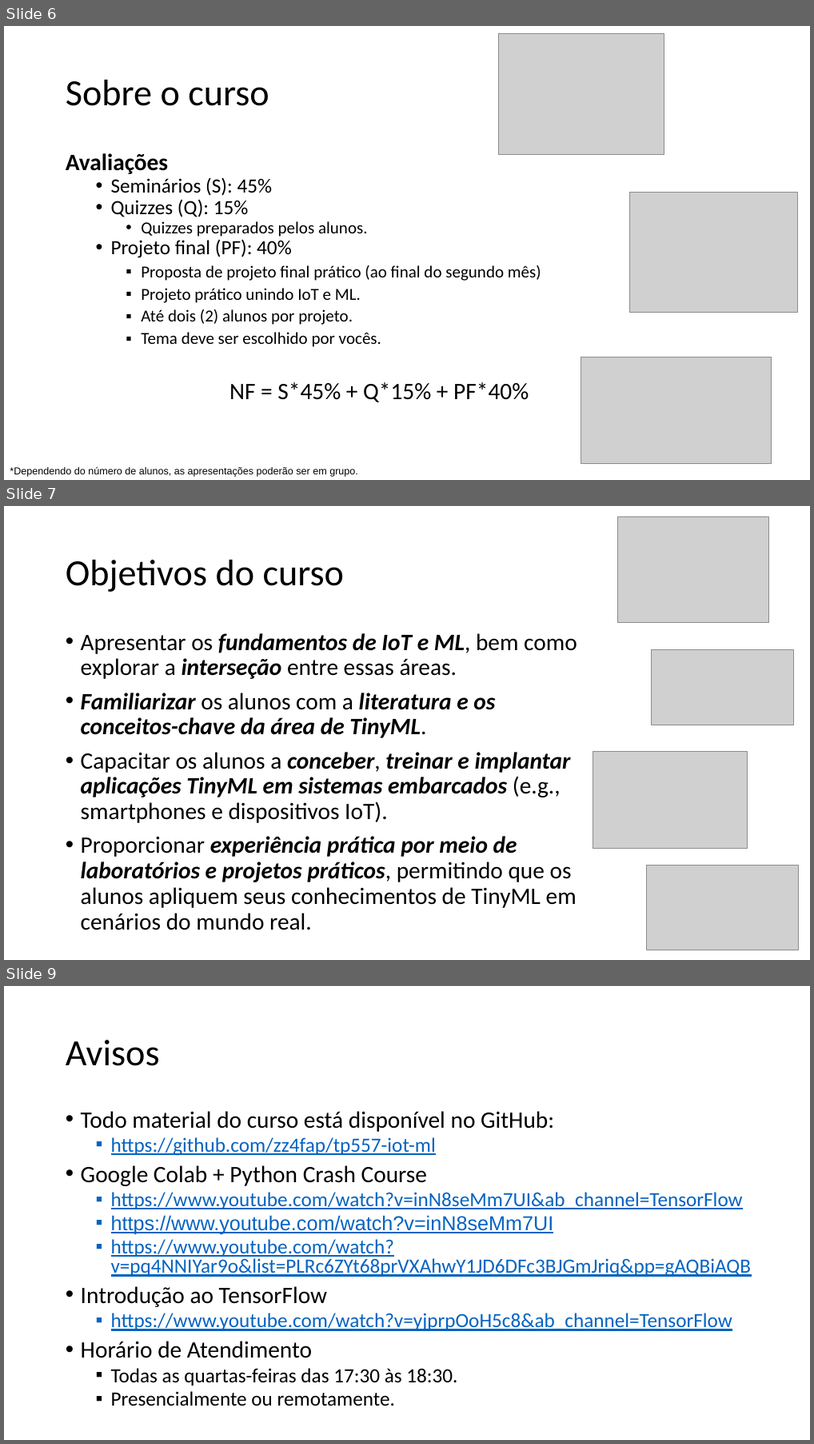
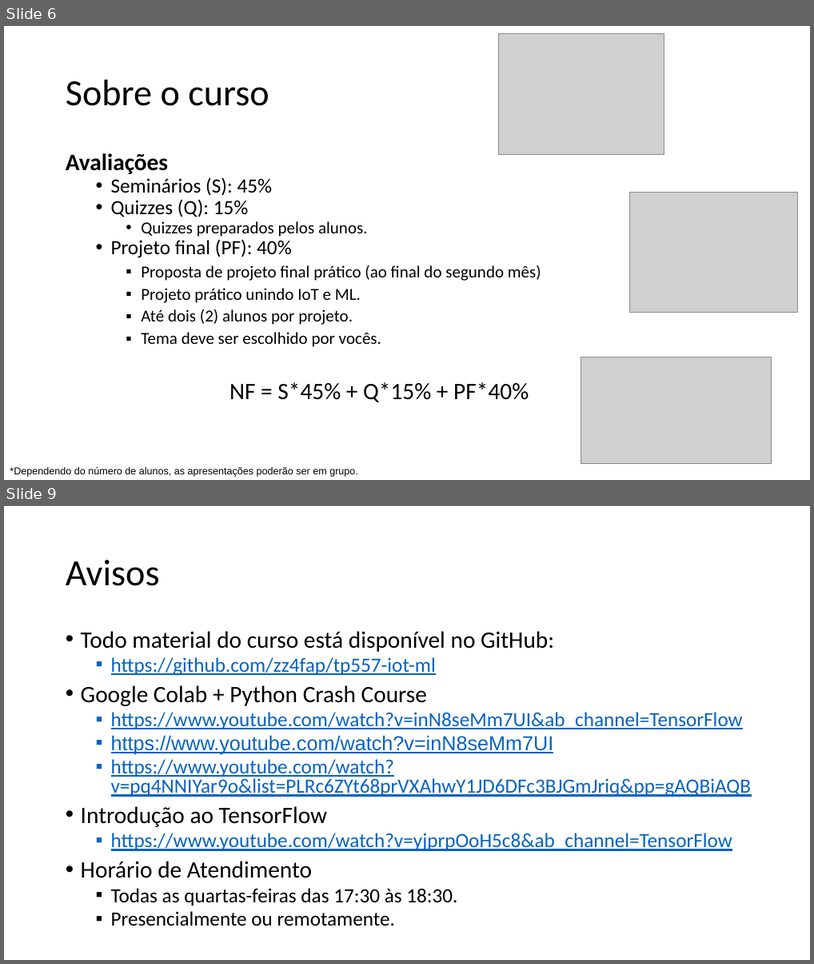
Before and after one commit to zz4fap/tp558-adv-ml, a slide deck: slides/TP558_1_Introdução_ao_curso.pptx. Shown one above the other, each under a label of ours: slides 6, 7 and 9 before the commit, slides 6 and 9 after it; the slides between them are not shown. The pictures are 814x1444 and 814x964 pixels, drawn with LibreOffice and Linux fonts; fonts in the diff are those of the drawing; grey boxes stand for pictures. Boxes give left, top, right and bottom in pixels: in the first picture for what was removed or moved away, otherwise in the second. Text is boxed around its words. In the diff, an @@ line names an element or a change of style, - is before the commit and + after.

```diff
--- a/slides/TP558_1_Introdução_ao_curso.pptx
+++ b/slides/TP558_1_Introdução_ao_curso.pptx
@@ slide 7 removed at [4, 506, 810, 960], background #FFFFFF @@
@@ picture removed at [618, 517, 769, 623] @@
@@ title removed at [66, 560, 344, 592] @@
-Objetivos do curso
@@ text removed at [81, 633, 578, 930] @@
-• Apresentar os fundamentos de IoT e ML, bem como explorar a interseção entre essas áreas.
-• Familiarizar os alunos com a literatura e os conceitos-chave da área de TinyML.
-• Capacitar os alunos a conceber, treinar e implantar aplicações TinyML em sistemas embarcados (e.g., smartphones e dispositivos IoT).
-• Proporcionar experiência prática por meio de laboratórios e projetos práticos, permitindo que os alunos apliquem seus conhecimentos de TinyML em cenários do mundo real.
@@ picture removed at [652, 650, 794, 724] @@
@@ picture removed at [594, 752, 747, 848] @@
@@ picture removed at [647, 864, 799, 949] @@
```
Also in this commit, not shown: 1 slide changed, 1 slide added.
